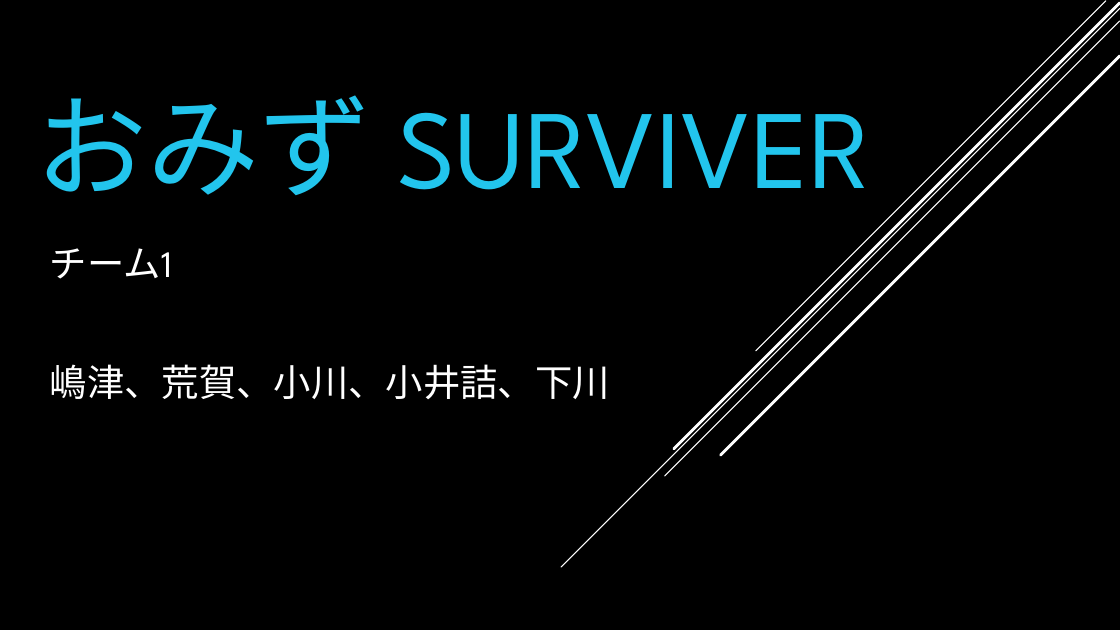
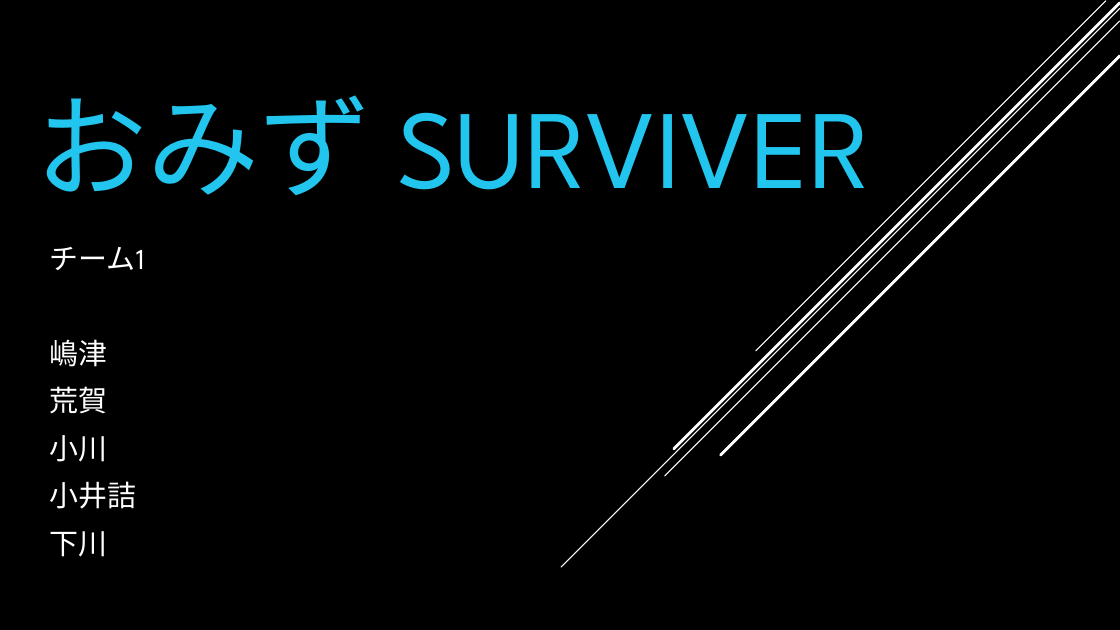
Before and after one commit to chantety/-1-, a slide deck: slide 1 of team1.pptx. Drawn at 1120x630 pixels with LibreOffice and Linux fonts; fonts in the diff are those of the drawing; background and template pictures are left out. Boxes give left, top, right and bottom in pixels: in the first picture for what was removed or moved away, otherwise in the second. Text is boxed around its words. In the diff, an @@ line names an element or a change of style, - is before the commit and + after.

Commit message:
test2

```diff
--- a/team1.pptx
+++ b/team1.pptx
@@ subtitle at [50,247,145,270]: size 32 to 24.8 pt in "チーム1"; less space between paragraphs @@
@@ subtitle at [50,339,137,557]: text changed; size 32 to 24.8 pt @@
-嶋津、荒賀、小川、小井詰、下川
+嶋津
+荒賀
+小川
+小井詰
+下川
```
